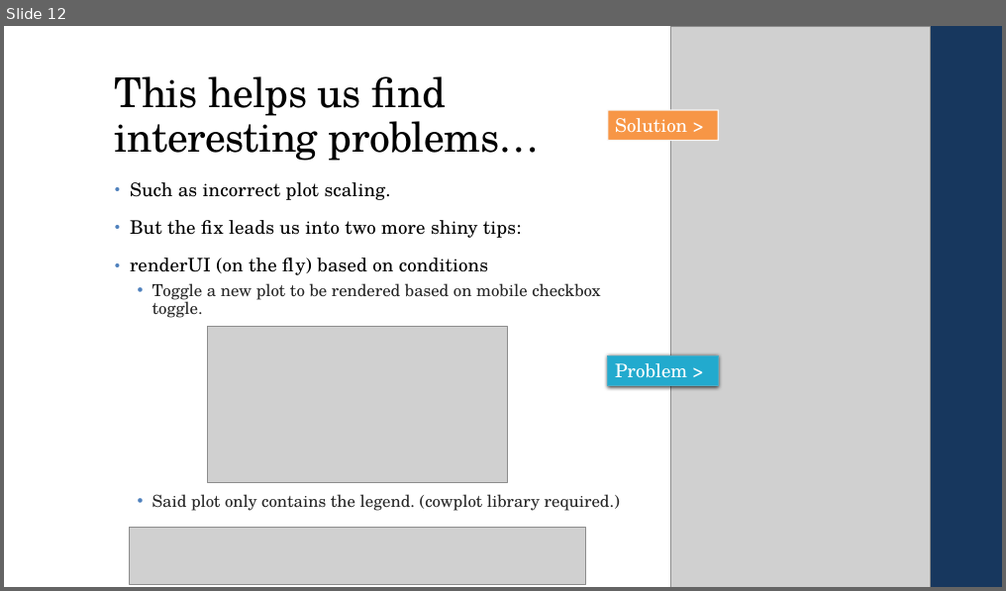
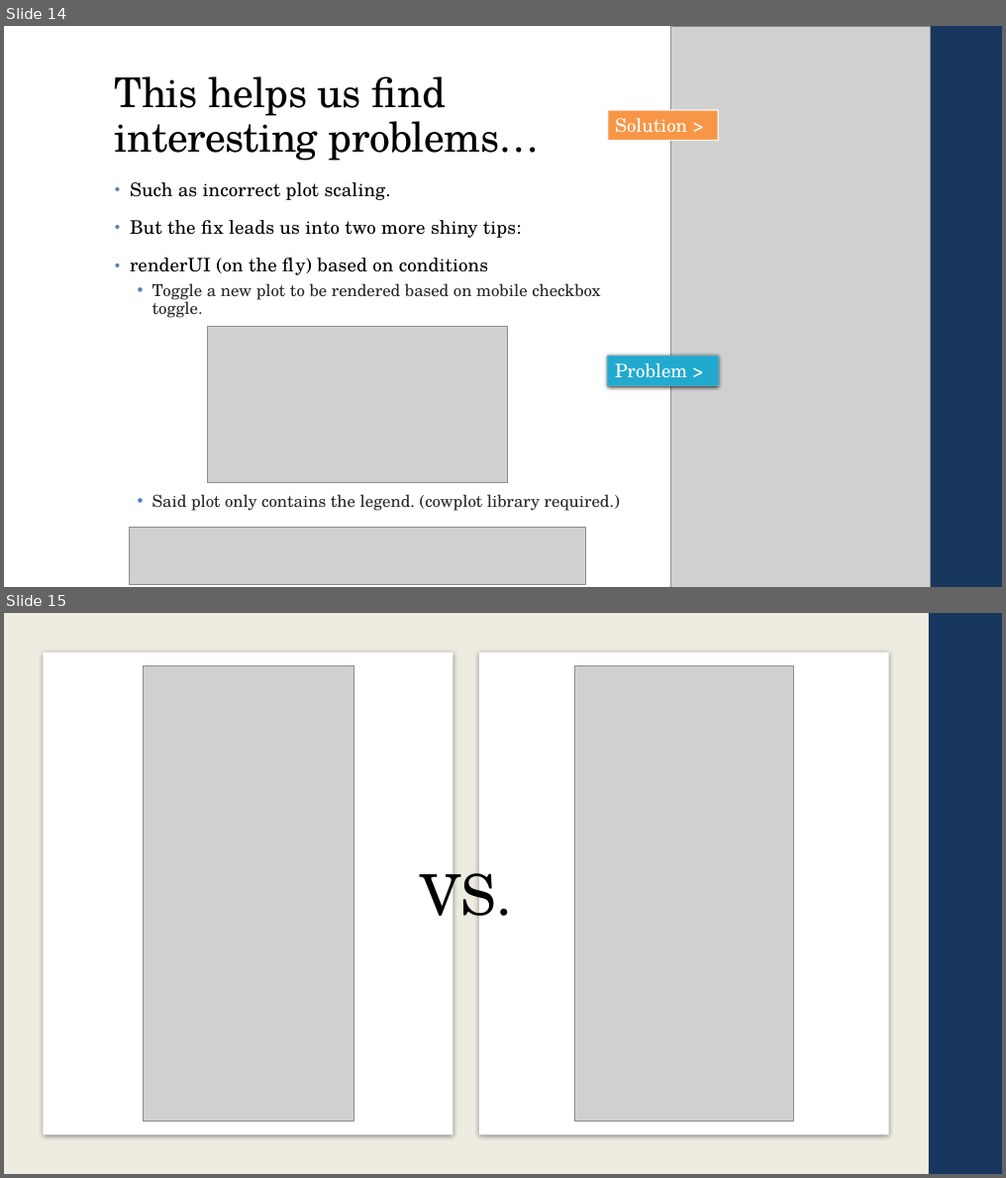
Before and after one commit to bmetenko/RShinyAppStore, a slide deck: Presentation/2019_08_15_RShinyPresentation.pptx. Shown one above the other, each under a label of ours: slide 12 before the commit, slides 14 and 15 after it. The pictures are 1006x591 and 1006x1178 pixels, drawn with LibreOffice and Linux fonts; fonts in the diff are those of the drawing; grey boxes stand for pictures. Boxes give left, top, right and bottom in pixels: in the first picture for what was removed or moved away, otherwise in the second. Text is boxed around its words. In the diff, an @@ line names an element or a change of style, - is before the commit and + after.

```diff
--- a/Presentation/2019_08_15_RShinyPresentation.pptx
+++ b/Presentation/2019_08_15_RShinyPresentation.pptx
@@ slide 15 added at [4,613,1002,1174], background #FFFFFF @@
@@ rectangle added at [4,613,929,1174], fill #EEECE1 @@
@@ rectangle added at [929,613,1002,1174], fill #17375E @@
@@ rectangle added at [43,653,452,1136], fill #FFFFFF @@
@@ picture added at [143,665,353,1121] @@
@@ rectangle added at [479,653,889,1136], fill #FFFFFF @@
@@ picture added at [575,665,794,1121] @@
@@ text added at [421,860,512,932], 54 pt, text #000000 @@
+VS.
@@ what was slide 12 is now slide 14 @@
```
Also in this commit, not shown: 10 slides changed, 7 other slides added, 1 slide removed.
